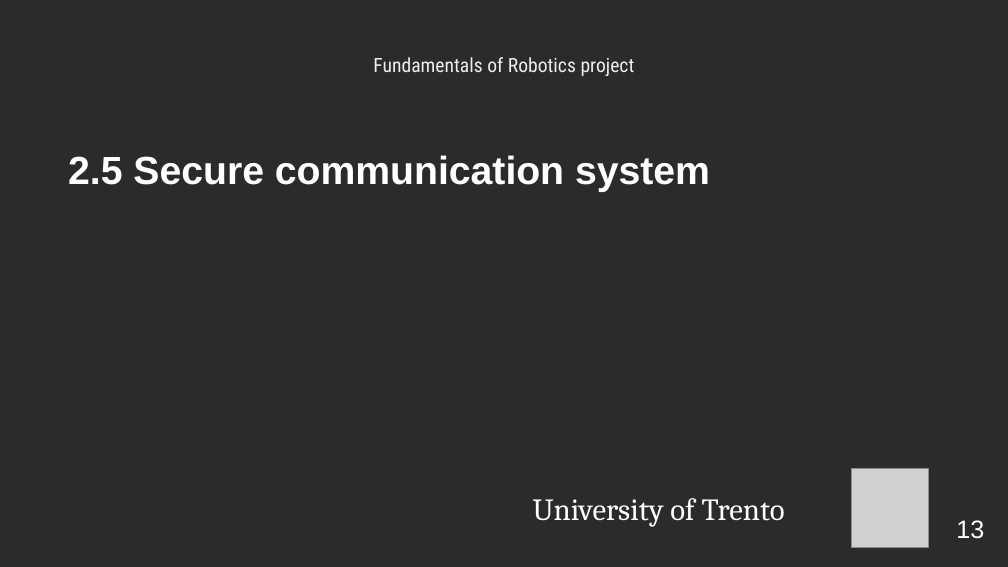
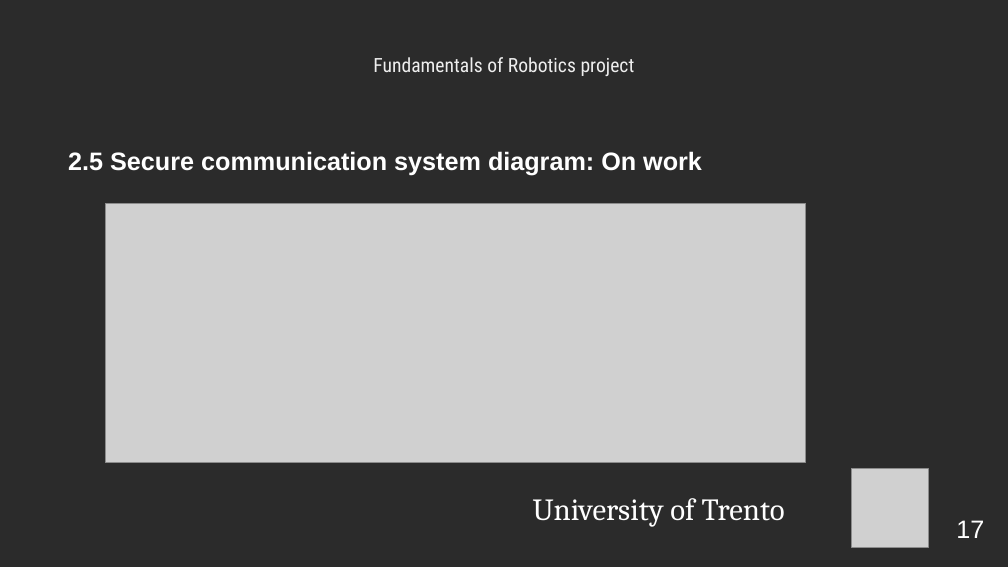
Before and after one commit to LordBions/Robotics_ICE23_UNITN, a slide deck: slide 17 of Documents/Robotics.pptx (slide 13 before the commit). Drawn at 1008x567 pixels with LibreOffice and Linux fonts; fonts in the diff are those of the drawing; grey boxes stand for pictures; background and template pictures are left out; a plain dark background stands for a picture behind light text. Boxes give left, top, right and bottom in pixels: in the first picture for what was removed or moved away, otherwise in the second. Text is boxed around its words. In the diff, an @@ line names an element or a change of style, - is before the commit and + after.

```diff
--- a/Documents/Robotics.pptx
+++ b/Documents/Robotics.pptx
@@ text at box(68, 151, 702, 176): text changed; size 28 to 18 pt @@
-2.5 Secure communication system
+2.5 Secure communication system diagram: On work
@@ picture added at box(105, 204, 805, 463) @@
@@ page number at box(956, 520, 984, 538): text changed @@
-13
+17
```
Also in this commit, not shown: 15 other slides changed, 4 slides added, 6 other files.
